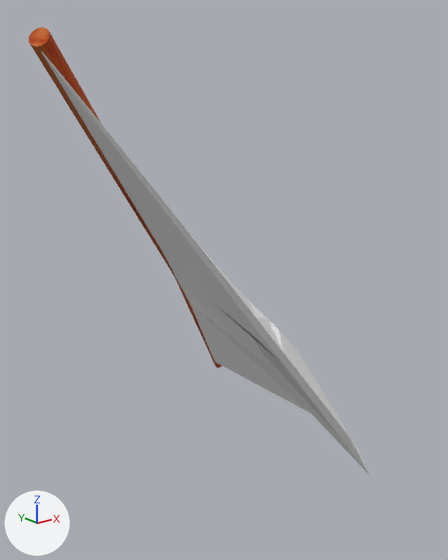
Two versions of the OBJ model PA11/models/sail3.obj, one commit apart.
Rendered twice from a camera (50 mm lens) standing at (-2.26, -3.31, 4.41) and looking at (0.08, -0.39, 3.24). Arrows for +X, +Y and +Z are at lower left; the lights stay in place. Where no turn or scale is listed for an object, it has been applied to the vertices.

Objects in the first picture: 'Cloth3_Plane.002', 'Sail3_Cylinder.002'.
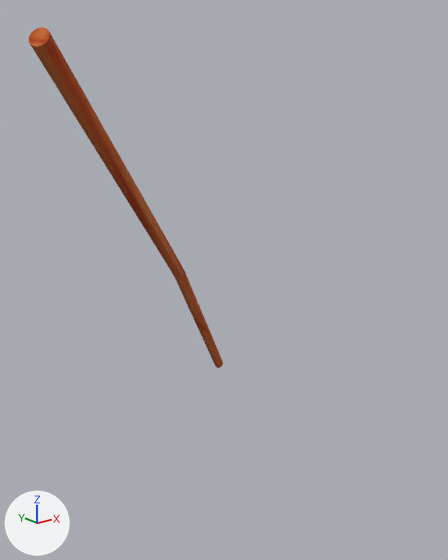
What differs and where, as boxes (x1, y1, x2, y2) in the pictures (448 x 560 px):
'Cloth3_Plane.002', deleted
    before: (41, 51, 369, 474)
    faces in mat_none (picture img_ship_texture_png): (41, 51, 369, 474)
    faces in mat_none_none (white #e7e7e7): (253, 338, 337, 434)

What the commit changed:
Object 'Cloth3_Plane.002' (ob_cloth3_plane_002) is deleted.
